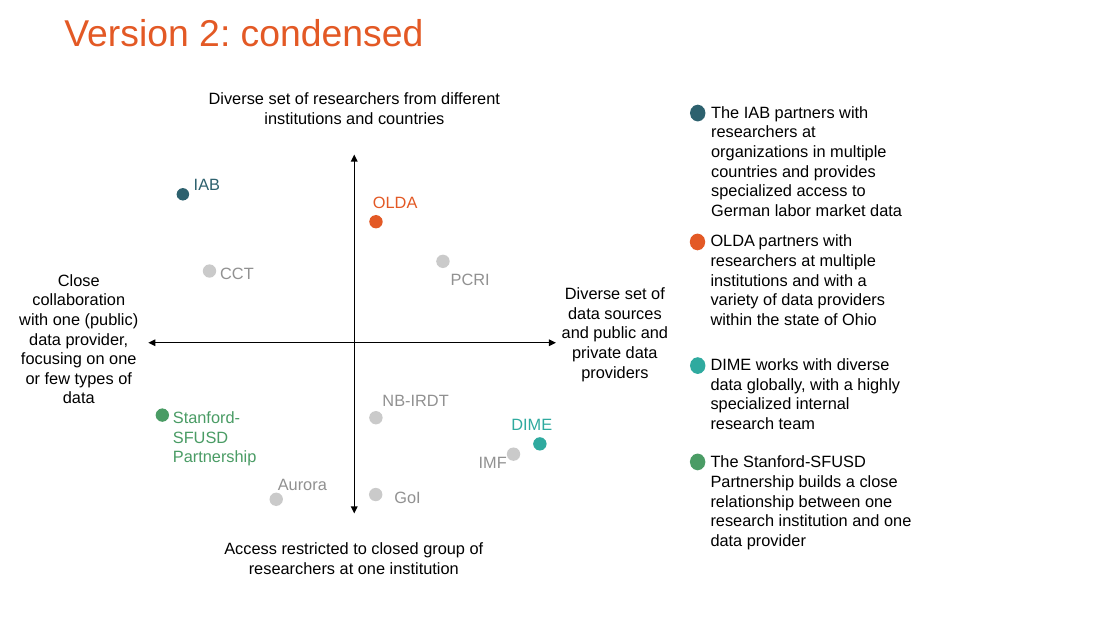
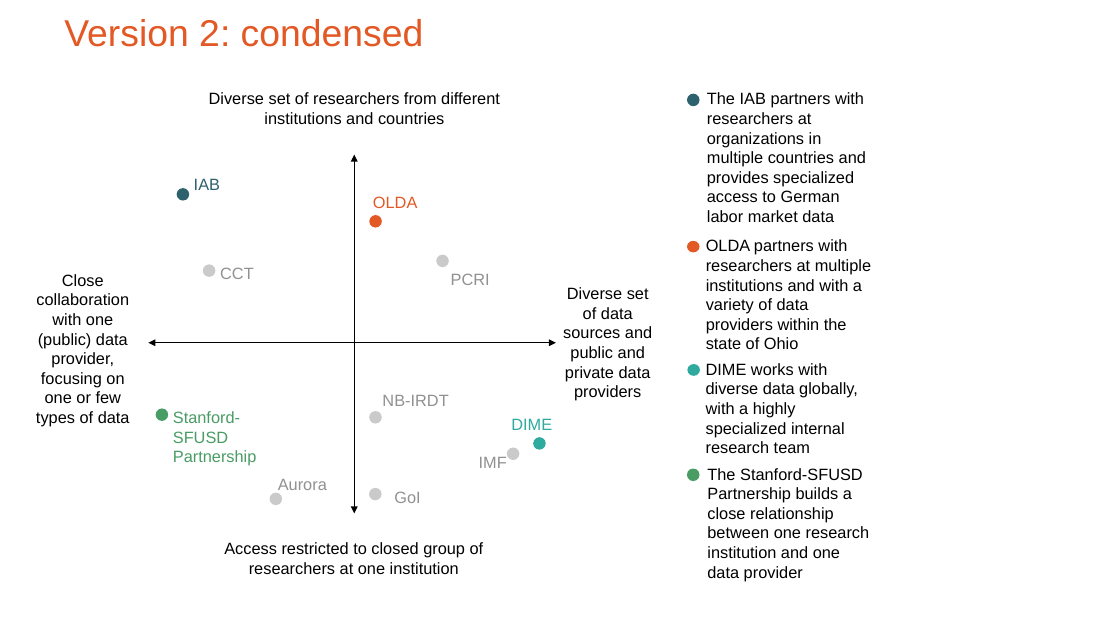
Before and after one commit to admindatahandbook/book, a slide deck: slide 4 of assets/intro/IDEA_intro_chapter_graph.pptx. Drawn at 1120x630 pixels with LibreOffice and Linux fonts; fonts in the diff are those of the drawing. Boxes give left, top, right and bottom in pixels: in the first picture for what was removed or moved away, otherwise in the second. Text is boxed around its words. In the diff, an @@ line names an element or a change of style, - is before the commit and + after.

```diff
--- a/assets/intro/IDEA_intro_chapter_graph.pptx
+++ b/assets/intro/IDEA_intro_chapter_graph.pptx
@@ text "The IAB partners with researchers ..." rewrapped from bbox=[711, 106, 902, 216] to bbox=[707, 92, 866, 222] @@
@@ ellipse: place and size @@
-ellipse at bbox=[690, 105, 705, 122]
+ellipse at bbox=[687, 93, 700, 106]
@@ text "OLDA partners with researchers at ..." rewrapped from bbox=[711, 234, 885, 325] to bbox=[706, 239, 871, 349] @@
@@ text "Close collaboration with one (public) ..." rewrapped from bbox=[19, 274, 139, 403] to bbox=[36, 274, 130, 427] @@
@@ ellipse: place and size @@
-ellipse at bbox=[690, 234, 705, 250]
+ellipse at bbox=[687, 241, 700, 253]
@@ text "Diverse set of data sources ..." rewrapped from bbox=[562, 287, 668, 381] to bbox=[563, 287, 652, 401] @@
@@ text "DIME works with diverse data ..." rewrapped from bbox=[711, 358, 900, 429] to bbox=[706, 363, 858, 453] @@
@@ ellipse: place and size @@
-ellipse at bbox=[690, 357, 705, 374]
+ellipse at bbox=[687, 364, 700, 376]
@@ ellipse: place and size @@
-ellipse at bbox=[690, 454, 705, 471]
+ellipse at bbox=[687, 469, 700, 481]
@@ text "The Stanford-SFUSD Partnership builds a ..." rewrapped from bbox=[711, 455, 911, 550] to bbox=[707, 468, 870, 581] @@
```
Also in this commit, not shown: 1 other slide changed, 3 other files.
